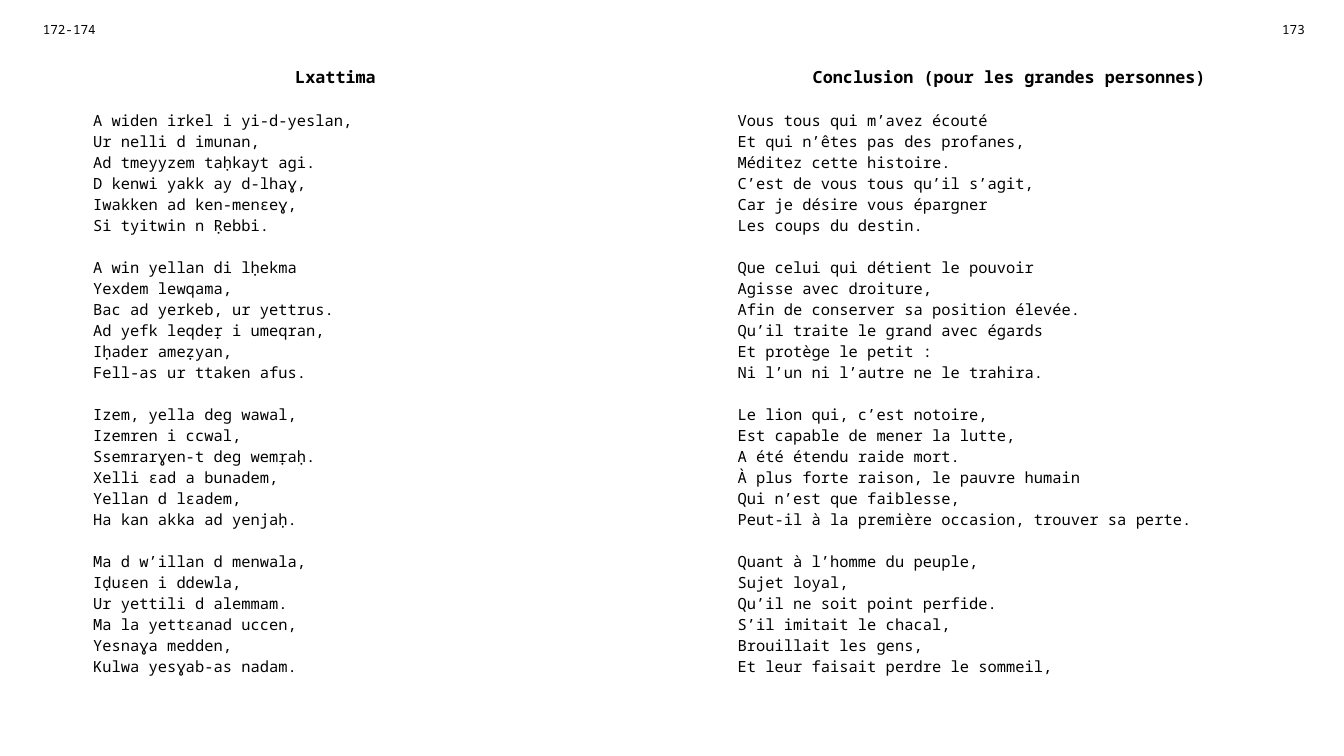
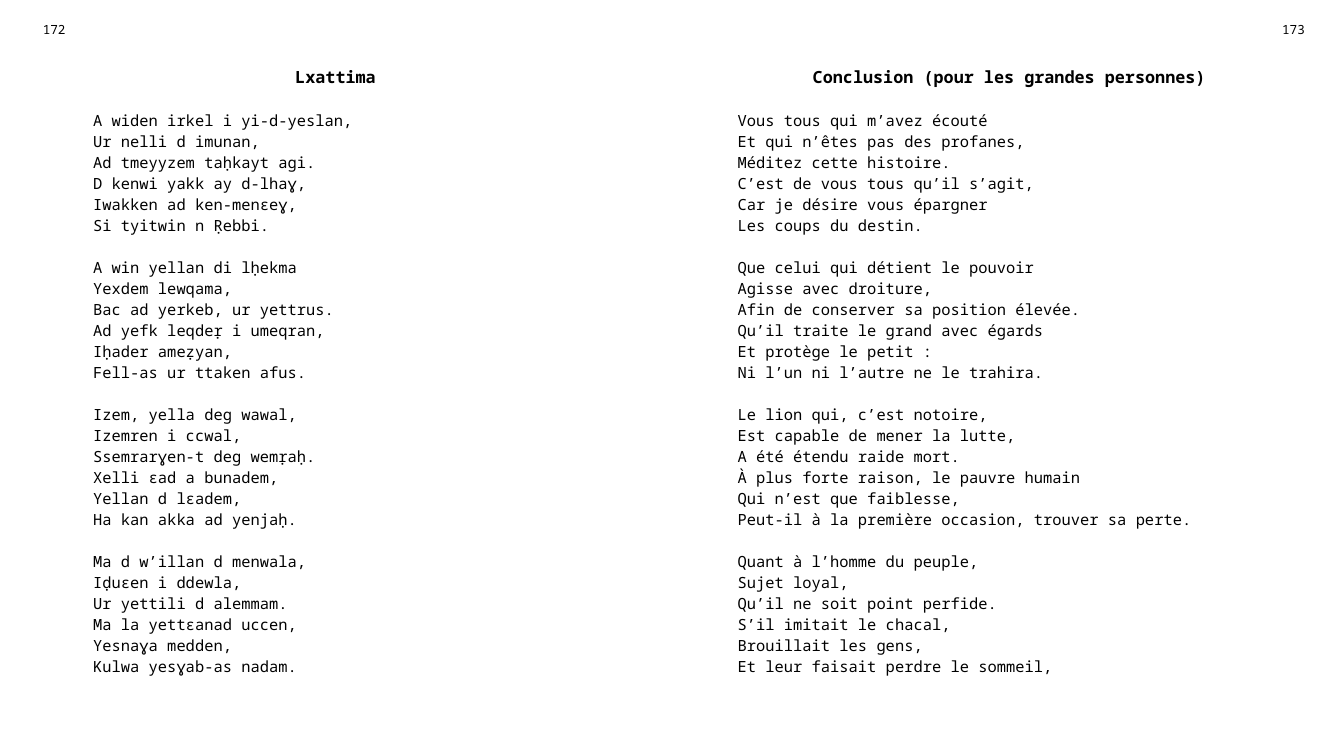
Before and after one commit to sferhah/tamacahut_n_wuccen, a slide deck: slide 82 of Uccen.ConsoleApp/uccen.pptx. Drawn at 1344x756 pixels with LibreOffice and Linux fonts; fonts in the diff are those of the drawing. Boxes give left, top, right and bottom in pixels: in the first picture for what was removed or moved away, otherwise in the second. Text is boxed around its words. In the diff, an @@ line names an element or a change of style, - is before the commit and + after.

Commit message:
-m

```diff
--- a/Uccen.ConsoleApp/uccen.pptx
+++ b/Uccen.ConsoleApp/uccen.pptx
@@ table at [32, 16, 1315, 729] @@
-row 1, column 1: 172-174
+row 1, column 1: 172
```
